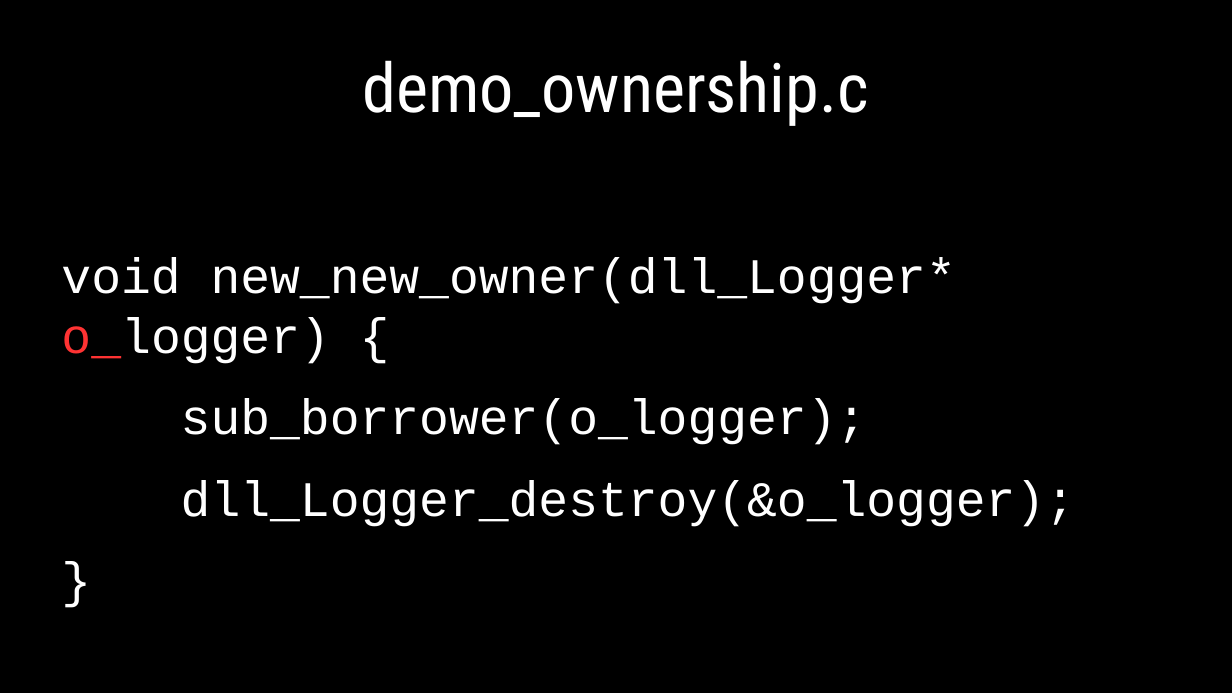
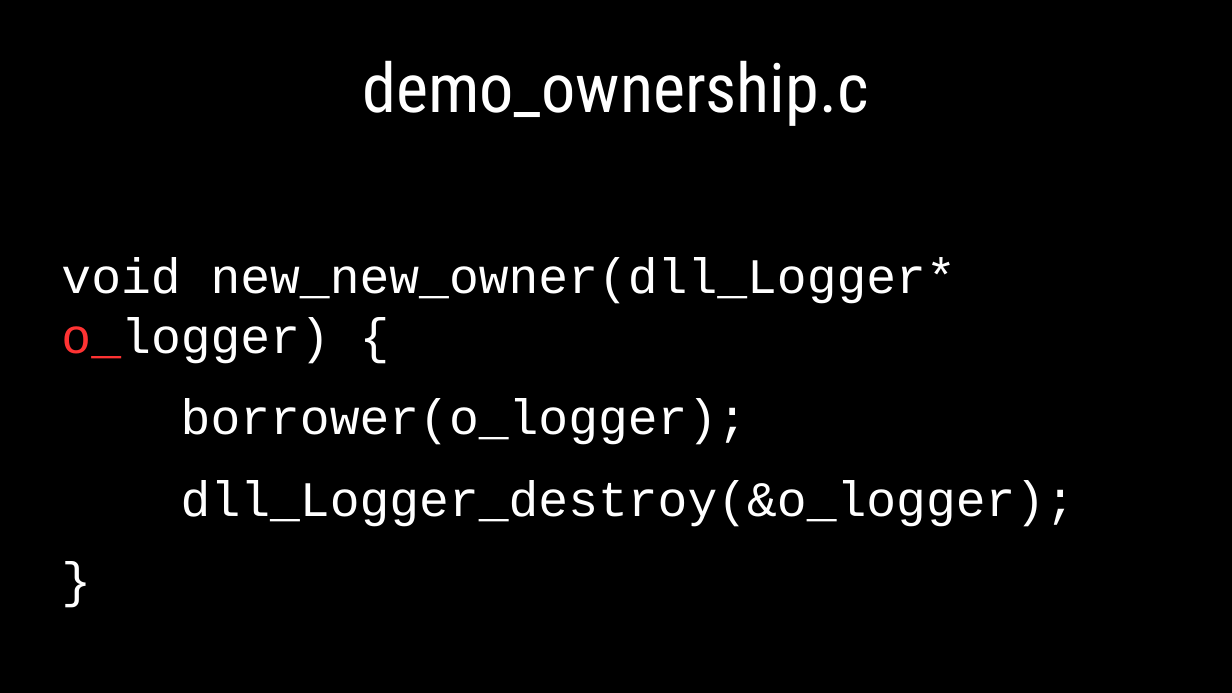
Before and after one commit to dllaurence/youngmanandc, a slide deck: slide 49 of 2020-youngmanandthec-scale.odp. Drawn at 1232x693 pixels with LibreOffice and Linux fonts; fonts in the diff are those of the drawing. Boxes give left, top, right and bottom in pixels: in the first picture for what was removed or moved away, otherwise in the second. Text is boxed around its words. In the diff, an @@ line names an element or a change of style, - is before the commit and + after.

```diff
--- a/2020-youngmanandthec-scale.odp
+++ b/2020-youngmanandthec-scale.odp
@@ text at (181,398,747,445): text changed @@
-sub_borrower(o_logger);
+borrower(o_logger);
```
Also in this commit, not shown: 16 other slides changed.
